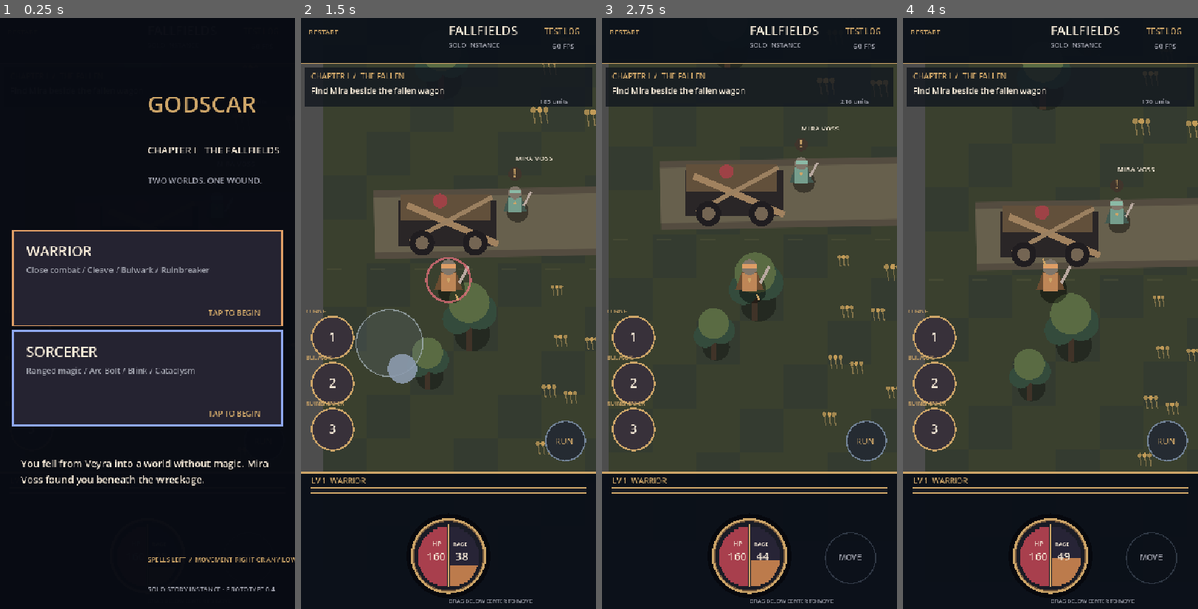
Above: before the commit, frames 1-4 (left to right).
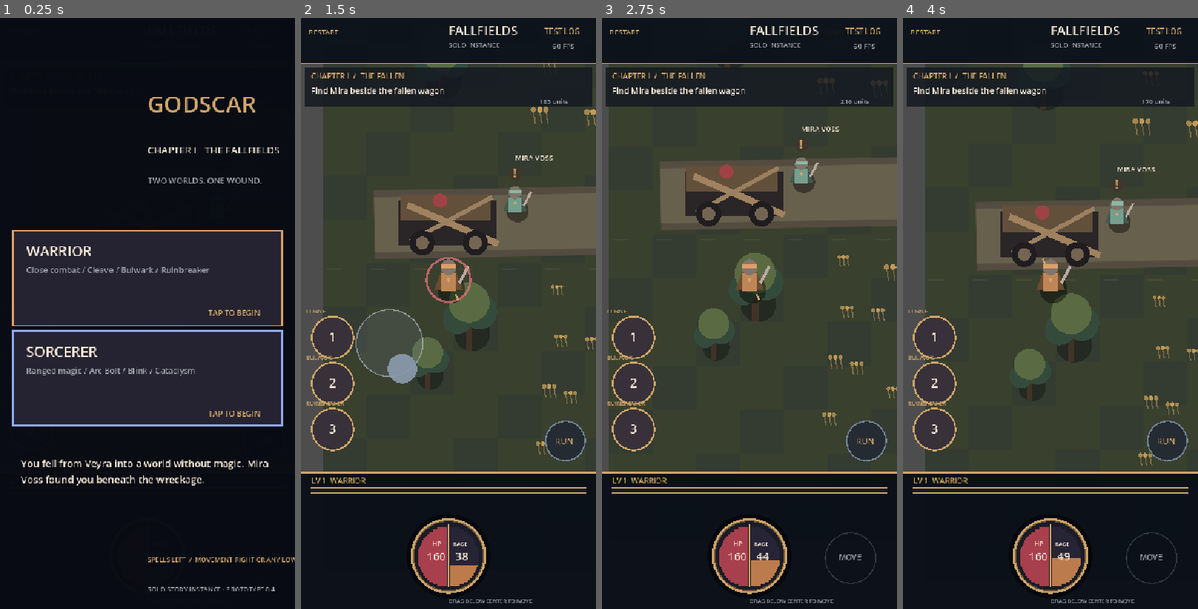
Above: after the commit, the same moments.

Repository: fytchx/Godscar
Game: Godot game, scene res://scenes/fallfields.tscn
The game is run twice, just before and just after one commit, with the same random seed, the same clock (stepped at 60 frames per second) and the same inputs.
Inputs (mouse positions are in pixels of both pictures, inside the frame that each line leads up to):
- Up to frame 1 (0.25 s): no input
- Up to frame 2 (1.5 s): tap Enter at 0.5 s; move the mouse to (513, 283) at 0.52 s; click (513, 283) at 0.67 s; drag from (389, 343) to (433, 431) at 1.27 s
- Up to frame 3 (2.75 s): move the mouse to (779, 183) at 2.02 s; click (779, 183) at 2.17 s
- Up to frame 4 (4 s): drag from (1035, 431) to (962, 224) at 2.77 s; move the mouse to (1139, 402) at 3.52 s; click (1139, 402) at 3.67 s

The runs differ from the first frame. In frame 2, 0.2% of the frame differs, in the area x 33-100%, y 7-74%; in frame 3, 0.2%; in frame 4, 0.3%, in the area x 35-100%, y 7-76%.

Commit message:
Snap Fallfields camera and world actors to pixel grid to reduce movement shimmer

Diff:
--- a/scripts/fallfields.gd
+++ b/scripts/fallfields.gd
@@ -254,7 +254,8 @@
     if terrain == null:
         return
     var size: Vector2 = get_viewport_rect().size
-    terrain.position = _hero_screen() - hero
+    # Keep retained terrain aligned to virtual pixels to avoid subpixel shimmer.
+    terrain.position = (_hero_screen() - hero).round()
 
 
 func _hero_screen() -> Vector2:
@@ -263,7 +264,7 @@
 
 
 func _screen(p: Vector2) -> Vector2:
-    return p - hero + _hero_screen()
+    return (p - hero + _hero_screen()).round()
 
 
 func _npc_near() -> int:
